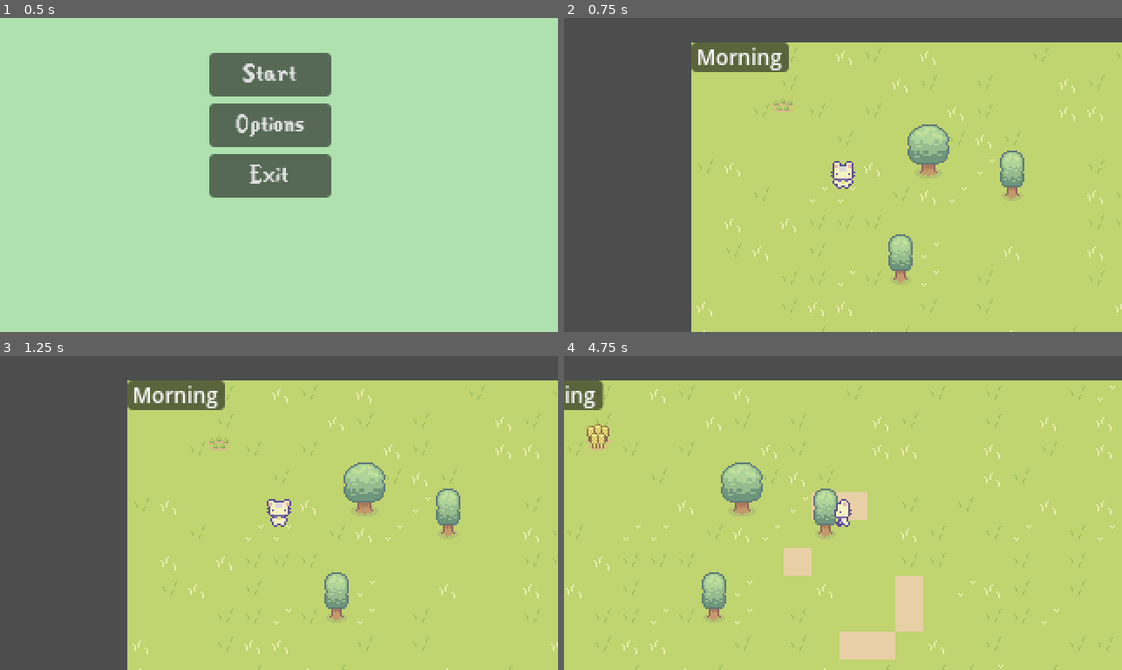
Above: before the commit, frames 1-4 (two rows, left to right).
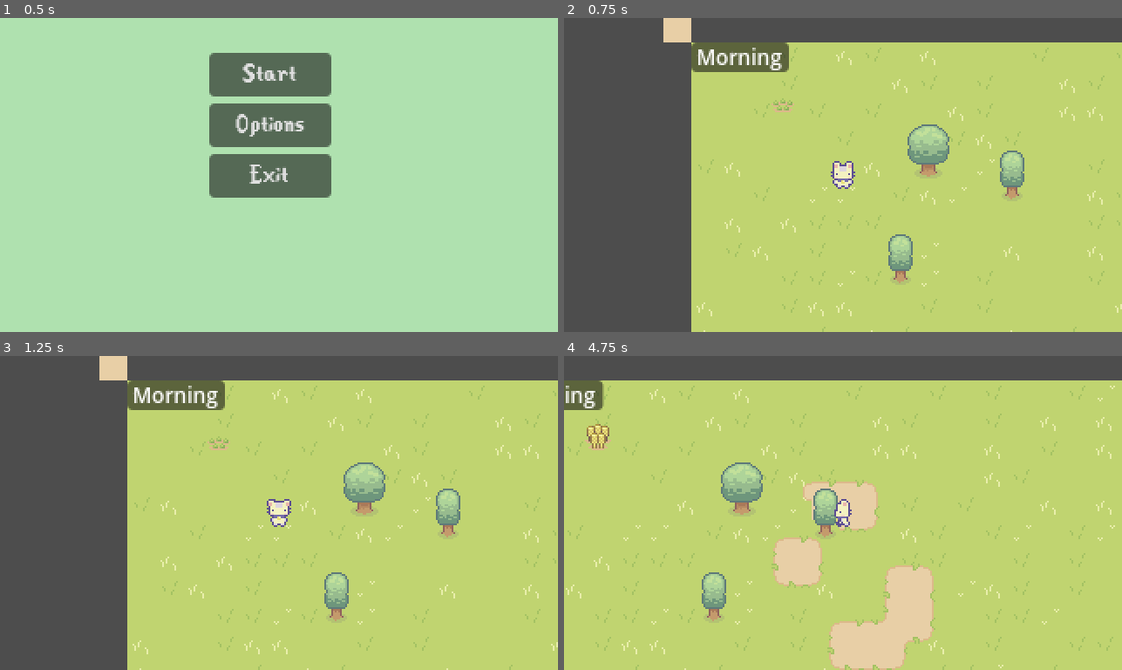
Above: after the commit, the same moments.

Repository: egd3025/everbloom
Game: Godot game, scene res://start_menu.tscn
Same seed, same stepped clock (60 frames per second), same inputs: the game is played once before the commit and once after it.
Inputs:
- Up to frame 1 (0.5 s): no input
- Up to frame 2 (0.75 s): click "Start" at 0.5 s
- Up to frame 3 (1.25 s): no input
- Up to frame 4 (4.75 s): hold Right (ui_right) 1.28-2.03 s; tap A (Plant) at 1.35, 2.3, 2.85, 3.8, 4.35 s; tap D (Till) at 1.55, 2.1, 3.05, 3.6, 4.55 s; hold Down (ui_down) 2.03-2.78 s; hold Right (ui_right) 2.78-3.53 s; hold Up (ui_up) 3.53-4.28 s; hold Left (ui_left) from 4.28 s (still down)

Frame 1 is identical in both runs. In frame 2, 0.4% of the frame differs, in the area x 17-23%, y 0-8%; in frame 3, 0.4%; in frame 4, 3.7%, in the area x 37-67%, y 39-100%.

Commit message:
Added AutoTiling
Needs some tweaks but here is autotiling for tilling soil. Textures look nice

Diff:
--- a/EverBloom/World/WorldGen.gd
+++ b/EverBloom/World/WorldGen.gd
@@ -1,19 +1,21 @@
 extends TileMap
 
 @onready var floor = $"."
-
-
+var  x = 50
+var  y = 50
+var coordArray = []
 # Called when the node enters the scene tree for the first time.
 func _ready():
 	place_tiles()
 
 
+
 func place_tiles():
-	var  x = 50
-	var  y = 50
+
 
 	for row in range(x):
 		for col in range(y):
+			coordArray.append(Vector2i(x,y))
 			var random_number : int = randi() % 50
 			if 0 <= random_number and random_number < 25:
 				floor.set_cell(0, Vector2i(row,col), 2, Vector2i(1,1))
@@ -29,7 +31,12 @@
 		for col in range(y):
 			var random_number : int = randi() % 50
 			if random_number == 25:
-				floor.set_cell(1, Vector2i(row,col), 5, Vector2i(0,0))
+				floor.set_cell(2, Vector2i(row,col), 5, Vector2i(0,0))
 
 			if random_number == 0:
-				floor.set_cell(1, Vector2i(row,col), 5, Vector2i(1,0))
+				floor.set_cell(2, Vector2i(row,col), 5, Vector2i(1,0))
+
+
+func getCoordArray():
+	print(coordArray)
+	return coordArray
--- a/EverBloom/World/world.gd
+++ b/EverBloom/World/world.gd
@@ -1,9 +1,17 @@
 extends Node2D
+
 
 const plant = preload("res://Plants/Plant.tscn")
 @onready var world = $"."
 @onready var player = $player
 @onready var floor = $Floor
+var  x = 50
+var  y = 50
+var coordArray = []
+func _ready():
+	for row in range(x):
+		for col in range(y):
+			coordArray.append(Vector2i(x,y))
 
 # Called when the node enters the scene tree for the first time.
 func _input(event):
@@ -25,11 +33,11 @@
 				tilePositon.y += 1
 			"ui_up":
 				tilePositon.y -= 1
-		if floor.get_cell_source_id(0, tilePositon) != 5:
-
+		if floor.get_cell_source_id(2, tilePositon) != 5:
 			if floor.get_cell_atlas_coords(1, tilePositon) != Vector2i(0,0) and floor.get_cell_atlas_coords(1, tilePositon) != Vector2i(1,0):
-				floor.set_cell(0, tilePositon, 4, Vector2i(1,1))
-
+				floor.set_cell(1, tilePositon, 4, Vector2i(1,1))
+				floor.set_cells_terrain_connect(1, [tilePositon], 0, 0)
+		floor.set_cells_terrain_connect(1, coordArray, 0, 0)
 
 	if event.is_action("Plant"):
 		var playerLocal = player.position
@@ -46,7 +54,7 @@
 				tilePositon.y -= 1
 
 		if floor.get_cell_atlas_coords(0, tilePositon) == Vector2i(1,1) and floor.get_cell_source_id(0, tilePositon) == 4:
-			print(true)
+
 			var plant1 = plant.instantiate()
 			plant1.position = floor.map_to_local(tilePositon)
 			world.add_child(plant1)
--- a/EverBloom/World/world.tscn
+++ b/EverBloom/World/world.tscn
@@ -137,8 +137,15 @@
 tile_set = ExtResource("1_5jp6c")
 format = 2
 layer_0/name = "0"
+layer_0/tile_data = PackedInt32Array(-1, 65540, 1, -458748, 65540, 1, -458747, 131076, 1, -458746, 65540, 1, -524281, 65540, 1)
 layer_1/name = "1"
-layer_1/tile_data = PackedInt32Array()
+layer_1/tile_data = PackedInt32Array(-131062, 393220, 6, -262134, 393220, 5, -196597, 589828, 5, -196599, 524292, 5, -262133, 131076, 0, -262135, 4, 0, -131063, 4, 2, -131061, 131076, 2)
+layer_2/name = "2"
+layer_2/tile_data = PackedInt32Array()
+layer_3/name = "3"
+layer_3/tile_data = PackedInt32Array()
+layer_4/name = "4"
+layer_4/tile_data = PackedInt32Array()
 script = ExtResource("2_rlebr")
 
 [node name="player" type="CharacterBody2D" parent="."]
--- a/EverBloom/stardew.tres
+++ b/EverBloom/stardew.tres
@@ -223,27 +223,38 @@
 [sub_resource type="TileSetAtlasSource" id="TileSetAtlasSource_j44wu"]
 texture = ExtResource("2_tkiql")
 0:0/0 = 0
+0:0/0/terrain_set = 0
 0:0/0/physics_layer_0/linear_velocity = Vector2(0, 0)
 0:0/0/physics_layer_0/angular_velocity = 0.0
+0:0/0/terrains_peering_bit/bottom_right_corner = 0
 1:0/0 = 0
+1:0/0/terrain_set = 0
 1:0/0/physics_layer_0/linear_velocity = Vector2(0, 0)
 1:0/0/physics_layer_0/angular_velocity = 0.0
+1:0/0/terrains_peering_bit/bottom_side = 0
 2:0/0 = 0
+2:0/0/terrain_set = 0
 2:0/0/physics_layer_0/linear_velocity = Vector2(0, 0)
 2:0/0/physics_layer_0/angular_velocity = 0.0
+2:0/0/terrains_peering_bit/bottom_left_corner = 0
 3:0/0 = 0
+3:0/0/terrain_set = 0
 3:0/0/physics_layer_0/linear_velocity = Vector2(0, 0)
 3:0/0/physics_layer_0/angular_velocity = 0.0
 4:0/0 = 0
+4:0/0/terrain_set = 0
 4:0/0/physics_layer_0/linear_velocity = Vector2(0, 0)
 4:0/0/physics_layer_0/angular_velocity = 0.0
 5:0/0 = 0
+5:0/0/terrain_set = 0
 5:0/0/physics_layer_0/linear_velocity = Vector2(0, 0)
 5:0/0/physics_layer_0/angular_velocity = 0.0
 6:0/0 = 0
+6:0/0/terrain_set = 0
 6:0/0/physics_layer_0/linear_velocity = Vector2(0, 0)
 6:0/0/physics_layer_0/angular_velocity = 0.0
 7:0/0 = 0
+7:0/0/terrain_set = 0
 7:0/0/physics_layer_0/linear_velocity = Vector2(0, 0)
 7:0/0/physics_layer_0/angular_velocity = 0.0
 8:0/0 = 0
@@ -253,27 +264,46 @@
 9:0/0/physics_layer_0/linear_velocity = Vector2(0, 0)
 9:0/0/physics_layer_0/angular_velocity = 0.0
 0:1/0 = 0
+0:1/0/terrain_set = 0
 0:1/0/physics_layer_0/linear_velocity = Vector2(0, 0)
 0:1/0/physics_layer_0/angular_velocity = 0.0
+0:1/0/terrains_peering_bit/right_side = 0
 1:1/0 = 0
+1:1/0/terrain_set = 0
+1:1/0/terrain = 0
 1:1/0/physics_layer_0/linear_velocity = Vector2(0, 0)
 1:1/0/physics_layer_0/angular_velocity = 0.0
+1:1/0/terrains_peering_bit/right_side = 0
+1:1/0/terrains_peering_bit/bottom_right_corner = 0
+1:1/0/terrains_peering_bit/bottom_side = 0
+1:1/0/terrains_peering_bit/bottom_left_corner = 0
+1:1/0/terrains_peering_bit/left_side = 0
+1:1/0/terrains_peering_bit/top_left_corner = 0
+1:1/0/terrains_peering_bit/top_side = 0
+1:1/0/terrains_peering_bit/top_right_corner = 0
 2:1/0 = 0
+2:1/0/terrain_set = 0
 2:1/0/physics_layer_0/linear_velocity = Vector2(0, 0)
 2:1/0/physics_layer_0/angular_velocity = 0.0
+2:1/0/terrains_peering_bit/left_side = 0
 3:1/0 = 0
+3:1/0/terrain_set = 0
 3:1/0/physics_layer_0/linear_velocity = Vector2(0, 0)
 3:1/0/physics_layer_0/angular_velocity = 0.0
 4:1/0 = 0
+4:1/0/terrain_set = 0
 4:1/0/physics_layer_0/linear_velocity = Vector2(0, 0)
 4:1/0/physics_layer_0/angular_velocity = 0.0
 5:1/0 = 0
+5:1/0/terrain_set = 0
 5:1/0/physics_layer_0/linear_velocity = Vector2(0, 0)
 5:1/0/physics_layer_0/angular_velocity = 0.0
 6:1/0 = 0
+6:1/0/terrain_set = 0
 6:1/0/physics_layer_0/linear_velocity = Vector2(0, 0)
 6:1/0/physics_layer_0/angular_velocity = 0.0
 7:1/0 = 0
+7:1/0/terrain_set = 0
 7:1/0/physics_layer_0/linear_velocity = Vector2(0, 0)
 7:1/0/physics_layer_0/angular_velocity = 0.0
 8:1/0 = 0
@@ -283,27 +313,38 @@
 9:1/0/physics_layer_0/linear_velocity = Vector2(0, 0)
 9:1/0/physics_layer_0/angular_velocity = 0.0
 0:2/0 = 0
+0:2/0/terrain_set = 0
 0:2/0/physics_layer_0/linear_velocity = Vector2(0, 0)
 0:2/0/physics_layer_0/angular_velocity = 0.0
+0:2/0/terrains_peering_bit/top_right_corner = 0
 1:2/0 = 0
+1:2/0/terrain_set = 0
 1:2/0/physics_layer_0/linear_velocity = Vector2(0, 0)
 1:2/0/physics_layer_0/angular_velocity = 0.0
+1:2/0/terrains_peering_bit/top_side = 0
 2:2/0 = 0
+2:2/0/terrain_set = 0
 2:2/0/physics_layer_0/linear_velocity = Vector2(0, 0)
 2:2/0/physics_layer_0/angular_velocity = 0.0
+2:2/0/terrains_peering_bit/top_left_corner = 0
 3:2/0 = 0
+3:2/0/terrain_set = 0
 3:2/0/physics_layer_0/linear_velocity = Vector2(0, 0)
 3:2/0/physics_layer_0/angular_velocity = 0.0
 4:2/0 = 0
+4:2/0/terrain_set = 0
 4:2/0/physics_layer_0/linear_velocity = Vector2(0, 0)
 4:2/0/physics_layer_0/angular_velocity = 0.0
 5:2/0 = 0
+5:2/0/terrain_set = 0
 5:2/0/physics_layer_0/linear_velocity = Vector2(0, 0)
 5:2/0/physics_layer_0/angular_velocity = 0.0
 6:2/0 = 0
+6:2/0/terrain_set = 0
 6:2/0/physics_layer_0/linear_velocity = Vector2(0, 0)
 6:2/0/physics_layer_0/angular_velocity = 0.0
 7:2/0 = 0
+7:2/0/terrain_set = 0
 7:2/0/physics_layer_0/linear_velocity = Vector2(0, 0)
 7:2/0/physics_layer_0/angular_velocity = 0.0
 8:2/0 = 0
@@ -316,27 +357,34 @@
 10:2/0/physics_layer_0/linear_velocity = Vector2(0, 0)
 10:2/0/physics_layer_0/angular_velocity = 0.0
 0:3/0 = 0
+0:3/0/terrain_set = 0
 0:3/0/physics_layer_0/linear_velocity = Vector2(0, 0)
 0:3/0/physics_layer_0/angular_velocity = 0.0
 1:3/0 = 0
+1:3/0/terrain_set = 0
 1:3/0/physics_layer_0/linear_velocity = Vector2(0, 0)
 1:3/0/physics_layer_0/angular_velocity = 0.0
 2:3/0 = 0
+2:3/0/terrain_set = 0
 2:3/0/physics_layer_0/linear_velocity = Vector2(0, 0)
 2:3/0/physics_layer_0/angular_velocity = 0.0
 3:3/0 = 0
 3:3/0/physics_layer_0/linear_velocity = Vector2(0, 0)
 3:3/0/physics_layer_0/angular_velocity = 0.0
 4:3/0 = 0
+4:3/0/terrain_set = 0
 4:3/0/physics_layer_0/linear_velocity = Vector2(0, 0)
 4:3/0/physics_layer_0/angular_velocity = 0.0
 5:3/0 = 0
+5:3/0/terrain_set = 0
 5:3/0/physics_layer_0/linear_velocity = Vector2(0, 0)
 5:3/0/physics_layer_0/angular_velocity = 0.0
 6:3/0 = 0
+6:3/0/terrain_set = 0
 6:3/0/physics_layer_0/linear_velocity = Vector2(0, 0)
 6:3/0/physics_layer_0/angular_velocity = 0.0
 7:3/0 = 0
+7:3/0/terrain_set = 0
 7:3/0/physics_layer_0/linear_velocity = Vector2(0, 0)
 7:3/0/physics_layer_0/angular_velocity = 0.0
 8:3/0 = 0
@@ -364,6 +412,7 @@
 4:4/0/physics_layer_0/linear_velocity = Vector2(0, 0)
 4:4/0/physics_layer_0/angular_velocity = 0.0
 5:4/0 = 0
+5:4/0/terrain_set = 0
 5:4/0/physics_layer_0/linear_velocity = Vector2(0, 0)
 5:4/0/physics_layer_0/angular_velocity = 0.0
 6:4/0 = 0
@@ -385,24 +434,43 @@
 2:5/0/physics_layer_0/linear_velocity = Vector2(0, 0)
 2:5/0/physics_layer_0/angular_velocity = 0.0
 3:5/0 = 0
+3:5/0/terrain_set = 0
 3:5/0/physics_layer_0/linear_velocity = Vector2(0, 0)
 3:5/0/physics_layer_0/angular_velocity = 0.0
+3:5/0/terrains_peering_bit/bottom_left_corner = 0
+3:5/0/terrains_peering_bit/left_side = 0
+3:5/0/terrains_peering_bit/top_left_corner = 0
+3:5/0/terrains_peering_bit/top_side = 0
+3:5/0/terrains_peering_bit/top_right_corner = 0
 4:5/0 = 0
+4:5/0/terrain_set = 0
 4:5/0/physics_layer_0/linear_velocity = Vector2(0, 0)
 4:5/0/physics_layer_0/angular_velocity = 0.0
+4:5/0/terrains_peering_bit/right_side = 0
+4:5/0/terrains_peering_bit/bottom_right_corner = 0
+4:5/0/terrains_peering_bit/top_left_corner = 0
+4:5/0/terrains_peering_bit/top_side = 0
+4:5/0/terrains_peering_bit/top_right_corner = 0
 5:5/0 = 0
+5:5/0/terrain_set = 0
 5:5/0/physics_layer_0/linear_velocity = Vector2(0, 0)
 5:5/0/physics_layer_0/angular_velocity = 0.0
 6:5/0 = 0
+6:5/0/terrain_set = 0
 6:5/0/physics_layer_0/linear_velocity = Vector2(0, 0)
 6:5/0/physics_layer_0/angular_velocity = 0.0
+6:5/0/terrains_peering_bit/bottom_right_corner = 0
+6:5/0/terrains_peering_bit/bottom_side = 0
+6:5/0/terrains_peering_bit/bottom_left_corner = 0
 7:5/0 = 0
+7:5/0/terrain_set = 0
 7:5/0/physics_layer_0/linear_velocity = Vector2(0, 0)
 7:5/0/physics_layer_0/angular_velocity = 0.0
 8:5/0 = 0
 8:5/0/physics_layer_0/linear_velocity = Vector2(0, 0)
 8:5/0/physics_layer_0/angular_velocity = 0.0
 9:5/0 = 0
+9:5/0/terrain_set = 0
 9:5/0/physics_layer_0/linear_velocity = Vector2(0, 0)
 9:5/0/physics_layer_0/angular_velocity = 0.0
 0:6/0 = 0
@@ -415,23 +483,48 @@
 2:6/0/physics_layer_0/linear_velocity = Vector2(0, 0)
 2:6/0/physics_layer_0/angular_velocity = 0.0
 3:6/0 = 0
+3:6/0/terrain_set = 0
 3:6/0/physics_layer_0/linear_velocity = Vector2(0, 0)
 3:6/0/physics_layer_0/angular_velocity = 0.0
+3:6/0/terrains_peering_bit/bottom_right_corner = 0
+3:6/0/terrains_peering_bit/bottom_side = 0
+3:6/0/terrains_peering_bit/bottom_left_corner = 0
+3:6/0/terrains_peering_bit/left_side = 0
+3:6/0/terrains_peering_bit/top_left_corner = 0
 4:6/0 = 0
+4:6/0/terrain_set = 0
 4:6/0/physics_layer_0/linear_velocity = Vector2(0, 0)
 4:6/0/physics_layer_0/angular_velocity = 0.0
+4:6/0/terrains_peering_bit/right_side = 0
+4:6/0/terrains_peering_bit/bottom_right_corner = 0
+4:6/0/terrains_peering_bit/bottom_side = 0
+4:6/0/terrains_peering_bit/bottom_left_corner = 0
+4:6/0/terrains_peering_bit/top_right_corner = 0
 5:6/0 = 0
+5:6/0/terrain_set = 0
 5:6/0/physics_layer_0/linear_velocity = Vector2(0, 0)
 5:6/0/physics_layer_0/angular_velocity = 0.0
 6:6/0 = 0
+6:6/0/terrain_set = 0
 6:6/0/physics_layer_0/linear_velocity = Vector2(0, 0)
 6:6/0/physics_layer_0/angular_velocity = 0.0
+6:6/0/terrains_peering_bit/top_left_corner = 0
+6:6/0/terrains_peering_bit/top_side = 0
+6:6/0/terrains_peering_bit/top_right_corner = 0
 8:6/0 = 0
+8:6/0/terrain_set = 0
 8:6/0/physics_layer_0/linear_velocity = Vector2(0, 0)
 8:6/0/physics_layer_0/angular_velocity = 0.0
+8:6/0/terrains_peering_bit/right_side = 0
+8:6/0/terrains_peering_bit/bottom_right_corner = 0
+8:6/0/terrains_peering_bit/top_right_corner = 0
 9:6/0 = 0
+9:6/0/terrain_set = 0
 9:6/0/physics_layer_0/linear_velocity = Vector2(0, 0)
 9:6/0/physics_layer_0/angular_velocity = 0.0
+9:6/0/terrains_peering_bit/bottom_left_corner = 0
+9:6/0/terrains_peering_bit/left_side = 0
+9:6/0/terrains_peering_bit/top_left_corner = 0
 
 [sub_resource type="TileSetAtlasSource" id="TileSetAtlasSource_a81a8"]
 texture = ExtResource("3_prhsm")
@@ -567,6 +660,9 @@
 
 [resource]
 physics_layer_0/collision_layer = 1
+terrain_set_0/mode = 0
+terrain_set_0/terrain_0/name = "AutoTile"
+terrain_set_0/terrain_0/color = Color(0.5, 0.34375, 0.25, 1)
 sources/2 = SubResource("TileSetAtlasSource_t4pcs")
 sources/4 = SubResource("TileSetAtlasSource_j44wu")
 sources/5 = SubResource("TileSetAtlasSource_a81a8")
Not shown: 1 places in EverBloom/Plants/Plant.tscn that only renumber resources
Not shown: 1 places in EverBloom/World/world.tscn that only renumber resources
Not shown: 1 places in EverBloom/stardew.tres that only renumber resources
